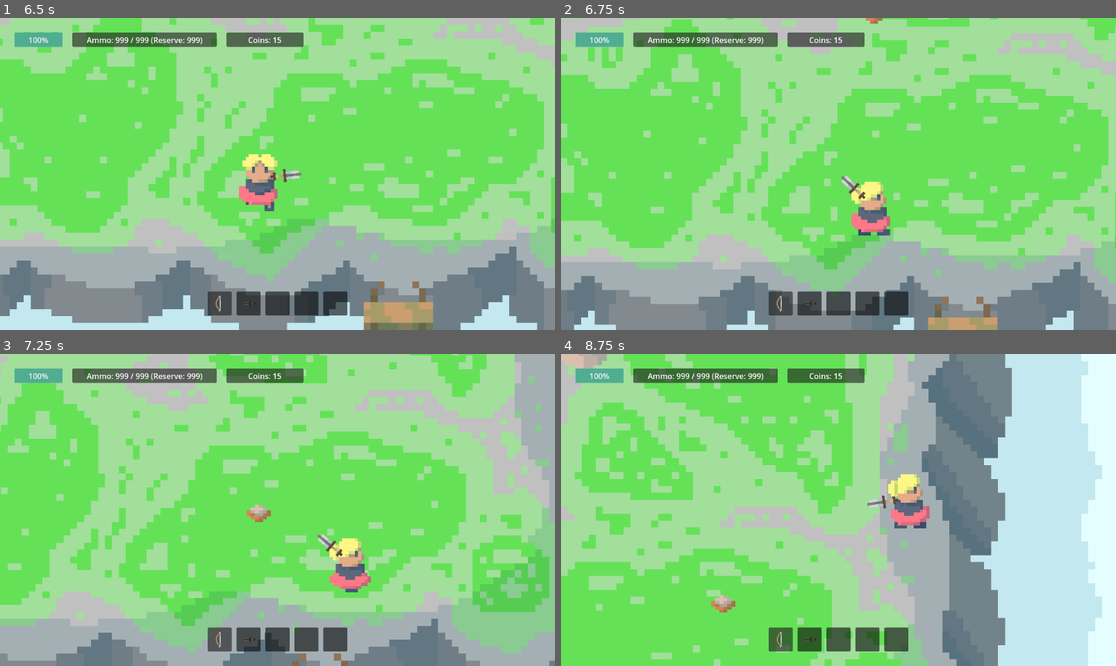
Above: before the commit, frames 1-4 (two rows, left to right).
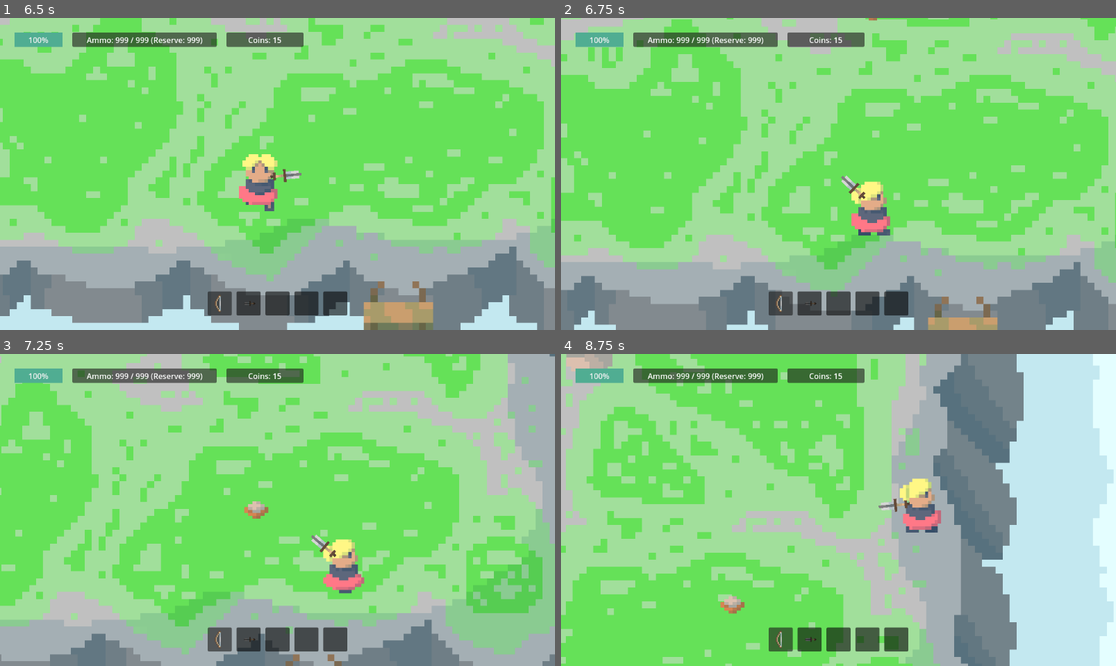
Above: after the commit, the same moments.

Repository: Kryzi/Eksamens-projekt
Game: Godot game, scene res://scenes/main_menu/main_menu.tscn
The game is run twice, just before and just after one commit, with the same random seed, the same clock (stepped at 60 frames per second) and the same inputs. The engine's default icon, where the game draws it, is replaced by a stand-in: a white triangle on a blue panel in a dark square.
Inputs (mouse positions are in pixels of both pictures, inside the frame that each line leads up to):
- Up to frame 1 (6.5 s): click "START" at 0.5 s; move the mouse to (399, 158) at 1.27 s; hold D (Right) 1.28-2.03 s; tap 0 (0) at 1.35, 2.3, 2.85, 3.8, 5.3, 5.85 s; tap X (x) at 1.55, 2.1, 3.05, 4.55, 5.1, 6.05 s; move the mouse to (166, 189) at 2.02 s; hold S (Down) 2.03-2.78 s; move the mouse to (333, 105) at 2.77 s; hold D (Right) 2.78-3.53 s; move the mouse to (249, 236) at 3.52 s; hold W (Up) 3.53-4.28 s; tap Shift (Dash) at 3.6 s; move the mouse to (444, 220) at 4.27 s; press the mouse at (444, 220) at 4.28 s; hold A (Left) 4.28-5.78 s; move the mouse to (111, 127) at 5.02 s; release the mouse at (111, 127) at 5.03 s; move the mouse to (305, 174) at 5.77 s; hold S (Down) from 5.78 s (still down)
- Up to frame 2 (6.75 s): move the mouse to (755, 96) at 6.52 s; release S (Down) at 6.53 s; hold D (Right) from 6.53 s (still down); tap X (x) at 6.6 s
- Up to frame 3 (7.25 s): keep holding D (Right); tap 0 (0) at 6.8 s
- Up to frame 4 (8.75 s): move the mouse to (960, 494) at 7.27 s; release D (Right) at 7.28 s; hold W (Up) 7.28-8.03 s; tap 0 (0) at 7.35, 8.3 s; tap X (x) at 7.55 s; move the mouse to (727, 525) at 8.02 s; hold D (Right) from 8.03 s (still down); tap Shift (Dash) at 8.1 s

Frame 1 is identical in both runs. In frame 2, less than 0.1% of the frame differs, in the area x 54-58%, y 0-3%; in frame 3, 18%; in frame 4, 26%, in the area x 0-100%, y 0-100%.

Commit message:
Gedesounds

Diff:
--- a/scenes/enemies/gigaged.tscn
+++ b/scenes/enemies/gigaged.tscn
@@ -53,6 +53,8 @@
 [ext_resource type="Texture2D" uid="uid://dd0rxquvyr1nm" path="res://sprites/boss/gigaged/krop_ned/gigaged-ned_tramp2-hoved-ned_idle.png" id="47_rii7m"]
 [ext_resource type="Texture2D" uid="uid://bblomwqexowxm" path="res://sprites/boss/gigaged/krop_venstre/gigaged-venstre_tramp1-hoved-venstre_idle.png" id="48_wqdjk"]
 [ext_resource type="Texture2D" uid="uid://cib0s5hemvk4m" path="res://sprites/boss/gigaged/krop_venstre/gigaged-venstre_tramp2-hoved-venstre_idle.png" id="49_e0y1w"]
+[ext_resource type="AudioStream" uid="uid://bdqdtaxjlqcch" path="res://sounds/GedeStompSound.mp3" id="54_a58hd"]
+[ext_resource type="AudioStream" uid="uid://ciyjmxbmsbe2b" path="res://sounds/GedeFartSound.mp3" id="55_uuvj5"]
 
 [sub_resource type="SpriteFrames" id="SpriteFrames_xp16w"]
 animations = [{
@@ -405,3 +407,9 @@
 
 [node name="skidePos" type="Marker2D" parent="."]
 position = Vector2(-43.3333, -37.6667)
+
+[node name="GedeStompSound" type="AudioStreamPlayer" parent="."]
+stream = ExtResource("54_a58hd")
+
+[node name="GedeFartSound" type="AudioStreamPlayer" parent="."]
+stream = ExtResource("55_uuvj5")
--- a/scenes/main/main.tscn
+++ b/scenes/main/main.tscn
@@ -1,8 +1,9 @@
-[gd_scene load_steps=5 format=3 uid="uid://cogx1vos6b53b"]
+[gd_scene load_steps=6 format=3 uid="uid://cogx1vos6b53b"]
 
 [ext_resource type="PackedScene" uid="uid://cradrmw10obwa" path="res://scenes/main/player.tscn" id="1_yge8e"]
 [ext_resource type="PackedScene" uid="uid://d1ti0ps86yt0p" path="res://scenes/ui/hud.tscn" id="2_cce44"]
 [ext_resource type="PackedScene" uid="uid://cjg7rlfjs5hdb" path="res://scenes/map_controller/map_controller.tscn" id="3_y38tl"]
+[ext_resource type="PackedScene" uid="uid://c0gwl5rrefms3" path="res://scenes/enemies/gigaged.tscn" id="4_klqo2"]
 
 [sub_resource type="NavigationPolygon" id="NavigationPolygon_jufnr"]
 vertices = PackedVector2Array(2642, 890, -2666, 890, -2666, -1610, 2642, -1610)
@@ -21,3 +22,6 @@
 position = Vector2(1402, 2176)
 
 [node name="HUD" parent="." instance=ExtResource("2_cce44")]
+
+[node name="Gigaged" parent="." instance=ExtResource("4_klqo2")]
+position = Vector2(975, 546)
--- a/scenes/main_menu/main_menu.tscn
+++ b/scenes/main_menu/main_menu.tscn
@@ -49,8 +49,6 @@
 offset_bottom = -61.5
 grow_horizontal = 2
 grow_vertical = 2
-size_flags_horizontal = 3
-size_flags_vertical = 3
 text = "EXIT"
 
 [node name="Settings" type="Button" parent="."]
--- a/scripts/enemies/boss/gigaged.gd
+++ b/scripts/enemies/boss/gigaged.gd
@@ -16,6 +16,9 @@
 @export var gigaged_jord_projektil_texture: Texture2D
 @export var coin_scene: PackedScene
 
+@onready var GedeStompSound = $GedeStompSound
+@onready var GedeFartSound = $GedeFartSound
+
 func _ready() -> void:
 	set_new_target()
 
@@ -63,10 +66,10 @@
 
 func set_new_target():
 	# Vælg en tilfældig global position
-	var min_x = 950
-	var max_x = 2260
-	var min_y = 1050
-	var max_y = 1800
+	var min_x = 1000#950
+	var max_x = 1000#2260
+	var min_y = 550#1050
+	var max_y = 550#1800
 
 	target_position = Vector2(randi_range(min_x, max_x), randi_range(min_y, max_y))
 	#print("Ny target position:", target_position) #debug
@@ -107,6 +110,7 @@
 
 	var playerpos = get_node("/root/Main/Player").global_position
 	update_retning(playerpos)
+	GedeFartSound.play()
 
 	# Affyr flere kugler i hurtig rækkefølge
 	var num_shots = randi_range(15, 30)  # Antal skud
@@ -179,10 +183,13 @@
 		get_node("/root/Main/HUD").NOISE_SHAKE_STRENGTH = 15.0
 
 		if num == 0:
+			GedeStompSound.play()
 			num_bullets = 10
 		elif num == 1:
+			GedeStompSound.play()
 			num_bullets = 16
 		elif num == 2:
+			GedeStompSound.play()
 			num_bullets = 24
 
 		for i in range(num_bullets):
Not shown: 1 places in scenes/enemies/gigaged.tscn that only renumber resources
Not shown, added: sounds/GedeFartSound.mp3.import
Not shown, added: sounds/GedeStompSound.mp3.import
Not shown, added: sounds/GedeFartSound.mp3
Not shown, added: sounds/GedeStompSound.mp3
